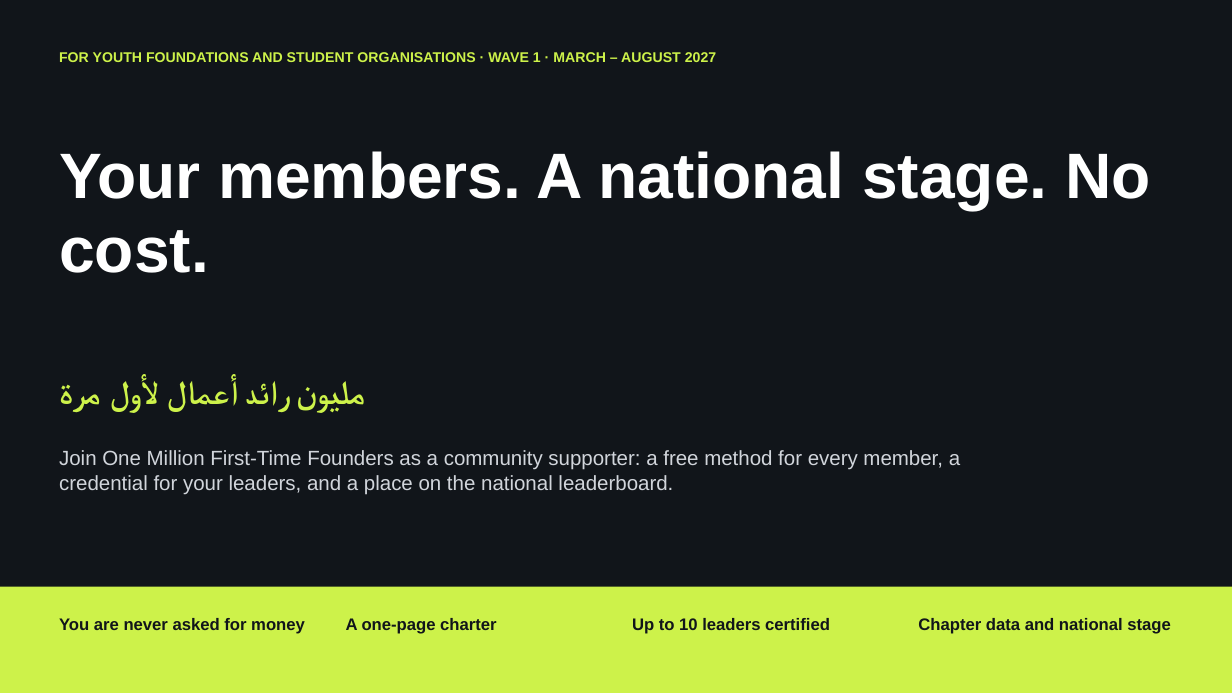
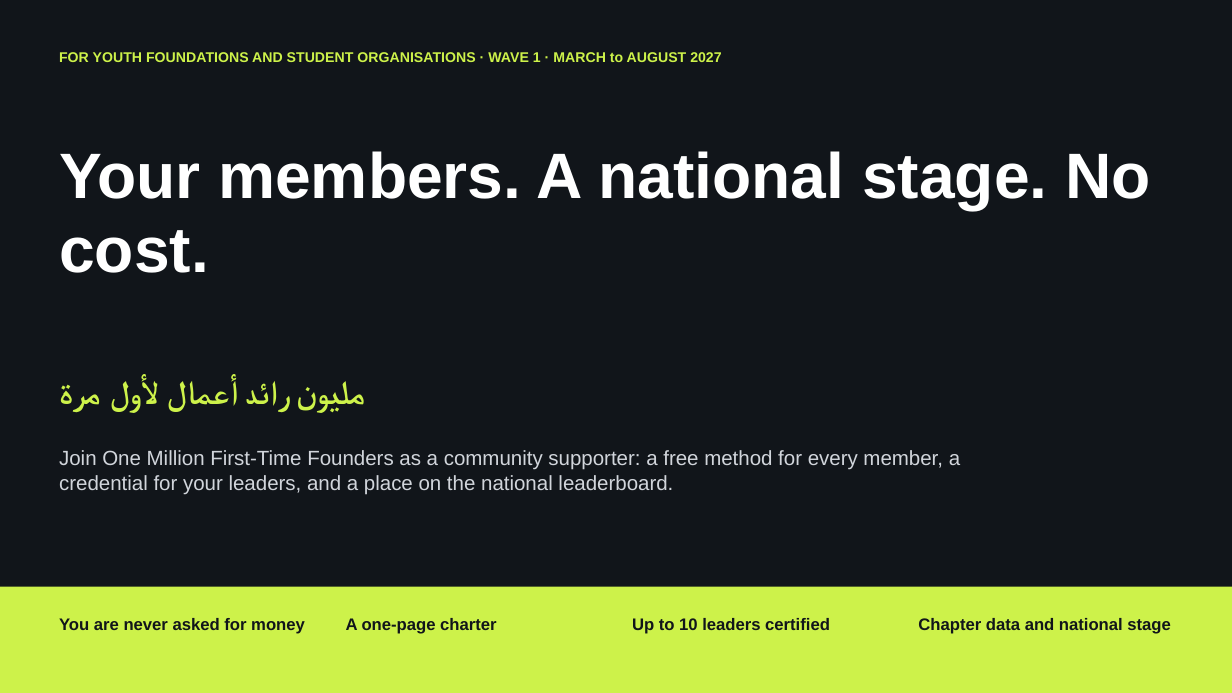
Before and after one commit to AbdelrhmanSoliman96/Abdelrhman-Soliman, a slide deck: slide 1 of StartPad/StartPad_Deck_Youth_Organisations.pptx. Drawn at 1232x693 pixels with LibreOffice and Linux fonts; fonts in the diff are those of the drawing. Boxes give left, top, right and bottom in pixels: in the first picture for what was removed or moved away, otherwise in the second. Text is boxed around its words. In the diff, an @@ line names an element or a change of style, - is before the commit and + after.

```diff
--- a/StartPad/StartPad_Deck_Youth_Organisations.pptx
+++ b/StartPad/StartPad_Deck_Youth_Organisations.pptx
@@ text at box(59, 52, 721, 62): text changed @@
-FOR YOUTH FOUNDATIONS AND STUDENT ORGANISATIONS · WAVE 1 · MARCH – AUGUST 2027
+FOR YOUTH FOUNDATIONS AND STUDENT ORGANISATIONS · WAVE 1 · MARCH to AUGUST 2027
```
Also in this commit, not shown: 5 other slides changed, 4 other files.
